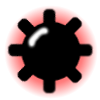
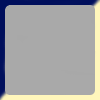
Layer changes from the first 100 × 100 image to the second:
hid group "bomb" (6 layers) over [0, 0, 100, 100]
painted on "bomb #2" over [4, 5, 98, 99]
added group "uncovered" with 12 layers over [0, 0, 100, 100]
added layer "Layer #6" in group "uncovered" over [0, 0, 100, 100]
showed "Layer #3", moved it into group "uncovered" over [0, 0, 100, 100]
